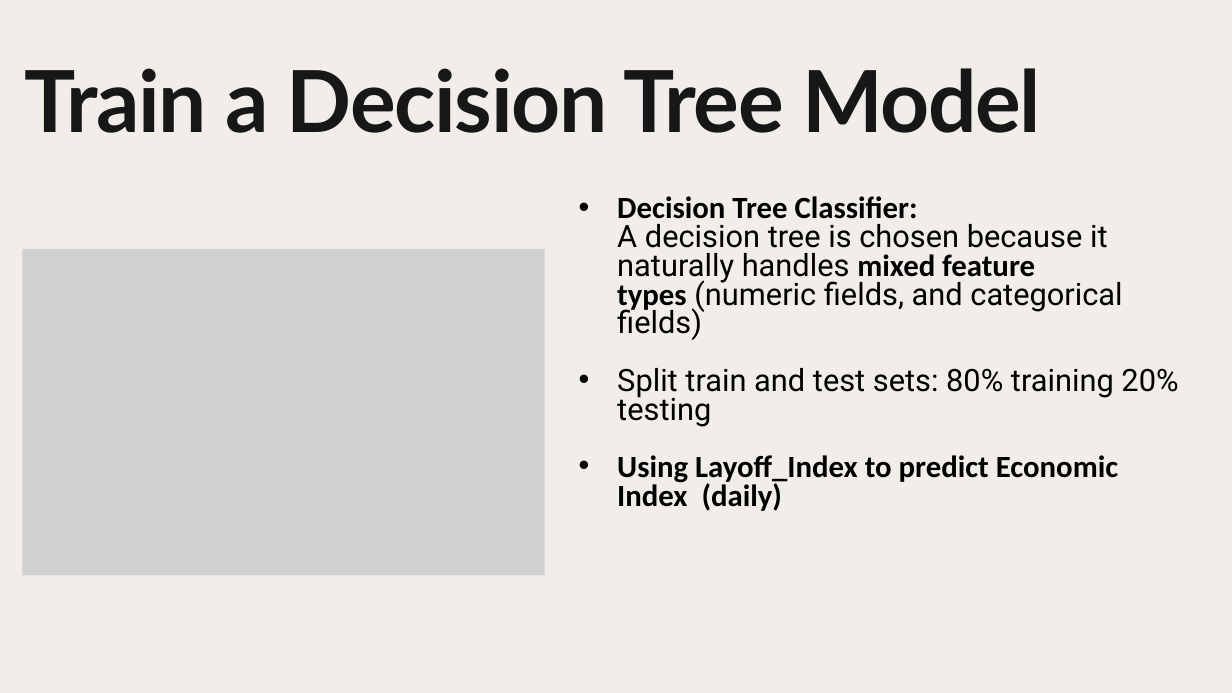
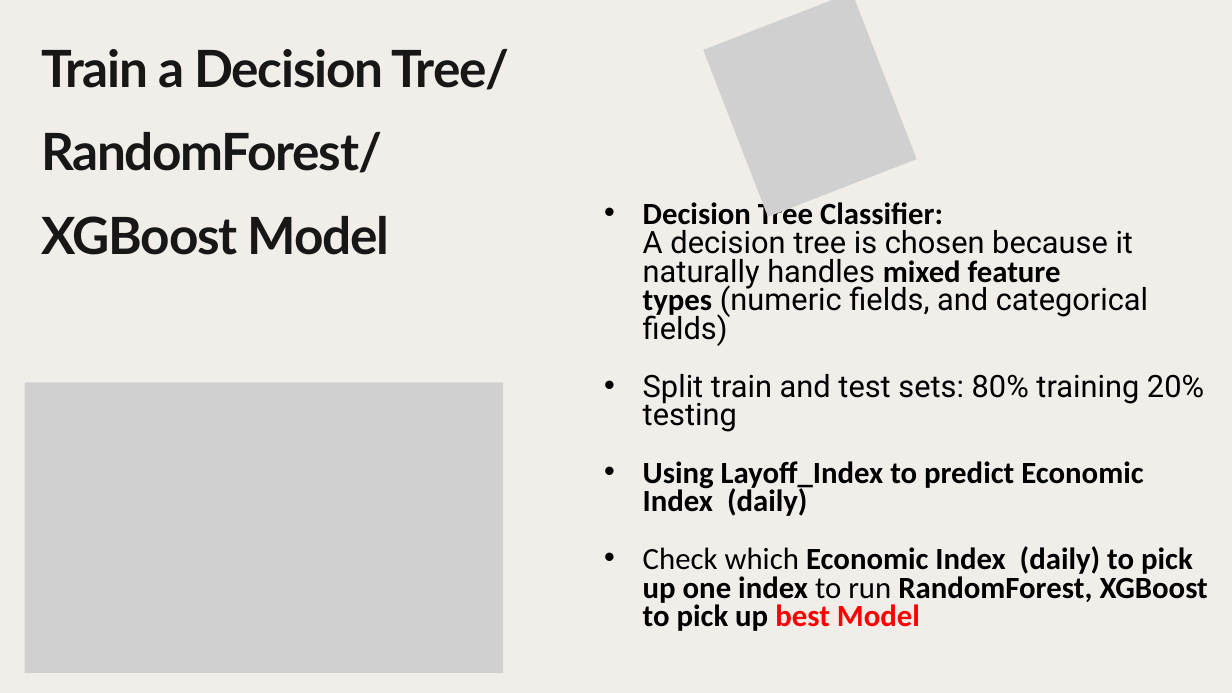
Before and after one commit to Alice-Jhang-spaces/Economic-Predictions-By-Layoffs, a slide deck: slide 7 of slide/Economic_by_layoffs.pptx. Drawn at 1232x693 pixels with LibreOffice and Linux fonts; fonts in the diff are those of the drawing; grey boxes stand for pictures. Boxes give left, top, right and bottom in pixels: in the first picture for what was removed or moved away, otherwise in the second. Text is boxed around its words. In the diff, an @@ line names an element or a change of style, - is before the commit and + after.

```diff
--- a/slide/Economic_by_layoffs.pptx
+++ b/slide/Economic_by_layoffs.pptx
@@ picture added at (703,0,917,217) @@
@@ text at (41,49,510,255): text changed; size 100 to 60 pt @@
-Train a Decision Tree Model
+Train a Decision Tree/ RandomForest/ XGBoost Model
@@ text "Decision Tree Classifier: A decision ...": place and size @@
-text "Decision Tree Classifier: A decision ..." at (617,196,1178,511)
+text "Decision Tree Classifier: A decision ..." at (643,202,1208,631)
@@ picture: place and size @@
-picture at (22,249,545,575)
+picture at (25,383,503,673)
@@ text at (643,546,1208,631): paragraph added @@
+• Check which Economic Index (daily) to pick up one index to run RandomForest, XGBoost to pick up best Model
```
Also in this commit, not shown: 6 other slides changed, 1 slide added, 2 slides removed.
